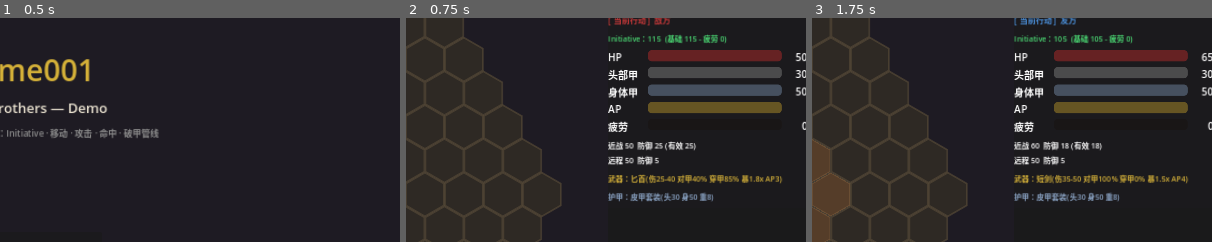
Above: before the commit, frames 1-3 (left to right).
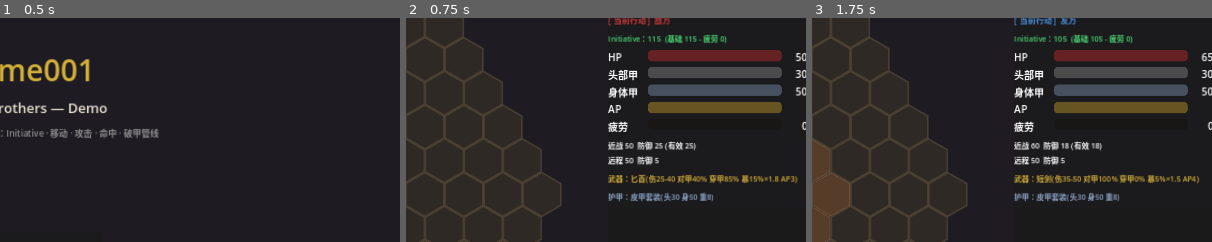
Above: after the commit, the same moments.

Repository: chenjy1988/Game001
Game: Godot game, scene res://scenes/Main.tscn
Same seed, same stepped clock (60 frames per second), same inputs: the game is played once before the commit and once after it.
Inputs (mouse positions are % of the whole screen's width and height, from its top left):
- Up to frame 1 (0.5 s): no input
- Up to frame 2 (0.75 s): click "开始战斗" at 0.5 s
- Up to frame 3 (1.75 s): tap Enter at 1.25, 1.35 s; move the mouse to (72, 45) at 1.27 s; click (72, 45) at 1.42 s; tap Space at 1.52 s
The pictures show only the part of the screen within x 47-97%, y 13-63%; the shares and areas given below are measured in that part.

Frame 1 is identical in both runs. In frame 2, 0.2% of the frame differs, in the area x 86-98%, y 70-75%; in frame 3, 0.2%.

Commit message:
tune(phase2): per-weapon bonus_crit_chance; dagger +10%
Crit threshold becomes 0.05 + weapon.bonus_crit_chance instead of a
flat 5%. Dagger gets +10%, taking it to 15% — combined with its 1.8x
crit_mult and 0.85 armor_penetration, an unarmored or recently
de-armored target can be one-shot by a lucky lunge.

Other weapons keep bonus_crit_chance = 0 (crit threshold stays 5%).
Future weapons can extend (e.g. nightblade rapier could go higher).

WeaponData.to_string_brief now shows 暴<pct>%×<mult>.
design.md: 暴击 bullet expanded with mult & bonus tables.

Diff:
--- a/data/weapons.json
+++ b/data/weapons.json
@@ -42,6 +42,7 @@
       "range": 1,
       "head_damage_mult": 1.5,
       "crit_mult": 1.8,
+      "bonus_crit_chance": 0.10,
       "weapon_type": "melee",
       "_comment": "穿刺(Puncture)：极高穿甲，用于剥甲战术（保留缴获盔甲）"
     },
--- a/scripts/core/DamageSystem.gd
+++ b/scripts/core/DamageSystem.gd
@@ -52,8 +52,9 @@
 	if not did_hit:
 		return result
 
-	# 暴击：命中后 roll 是否 < CRIT_THRESHOLD（5%）
-	var is_crit: bool = roll < CRIT_THRESHOLD
+	# 暴击：命中后 roll 是否 < 暴击阈值（基础 5% + 武器 bonus）
+	var crit_threshold: float = CRIT_THRESHOLD + (attacker.weapon.bonus_crit_chance if attacker.weapon else 0.0)
+	var is_crit: bool = roll < crit_threshold
 	result["critical"] = is_crit
 
 	# 命中部位
--- a/scripts/core/WeaponData.gd
+++ b/scripts/core/WeaponData.gd
@@ -37,8 +37,11 @@
 @export var head_damage_mult: float = 1.5
 
 ## 暴击伤害倍率（最终 HP 伤害再 ×此值）
-## 暴击触发条件：命中 roll 落在 [0, 5) 区间（= 5 个整数点）
 @export var crit_mult: float = 1.5
+
+## 额外暴击概率（叠加到基础 5%）
+## 暴击阈值 = 0.05 + bonus_crit_chance；匕首等精准武器可拉高
+@export var bonus_crit_chance: float = 0.0
 
 ## 武器类型：melee / ranged
 @export var weapon_type: String = "melee"
@@ -49,7 +52,9 @@
 
 
 func to_string_brief() -> String:
-	return "%s(伤%d-%d 对甲%.0f%% 穿甲%.0f%% 暴%.1fx AP%d)" % [
+	var crit_pct: int = int(round((0.05 + bonus_crit_chance) * 100))
+	return "%s(伤%d-%d 对甲%.0f%% 穿甲%.0f%% 暴%d%%×%.1f AP%d)" % [
 		display_name, damage_min, damage_max,
-		armor_effectiveness * 100, armor_penetration * 100, crit_mult, ap_cost
+		armor_effectiveness * 100, armor_penetration * 100,
+		crit_pct, crit_mult, ap_cost
 	]
--- a/scripts/data/WeaponArmorDB.gd
+++ b/scripts/data/WeaponArmorDB.gd
@@ -41,6 +41,7 @@
 		w.attack_range = int(entry.get("range", 1))
 		w.head_damage_mult = float(entry.get("head_damage_mult", 1.5))
 		w.crit_mult = float(entry.get("crit_mult", 1.5))
+		w.bonus_crit_chance = float(entry.get("bonus_crit_chance", 0.0))
 		w.weapon_type = entry.get("weapon_type", "melee")
 		_weapons[w.id] = w
 
Not shown, changed: design.md
